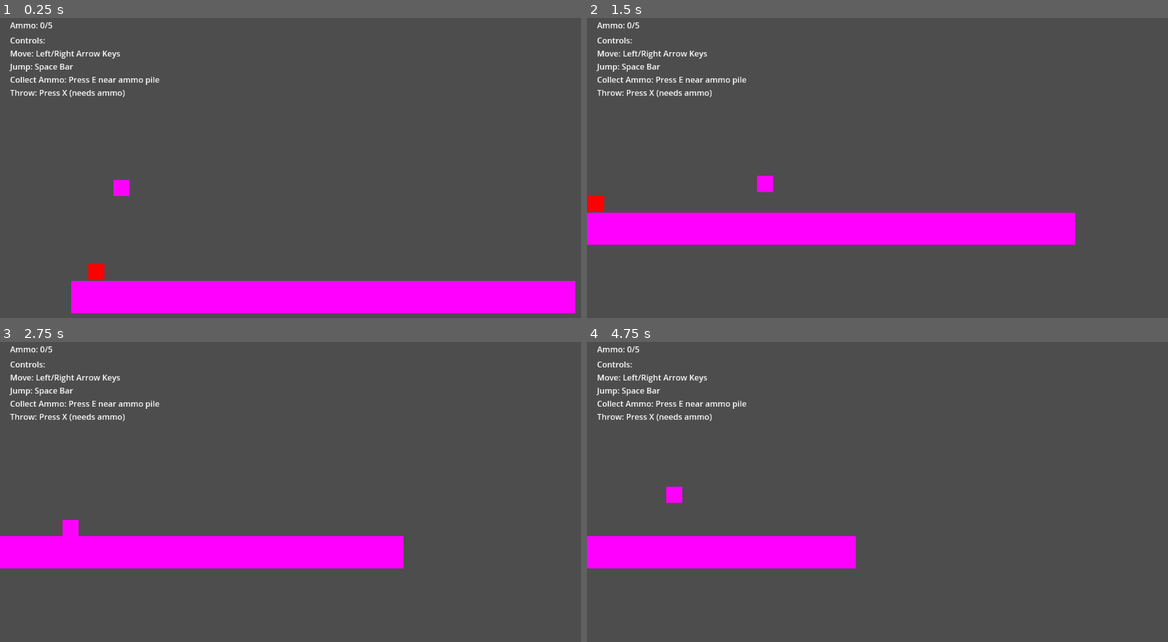
Above: before the commit, frames 1-4 (two rows, left to right).
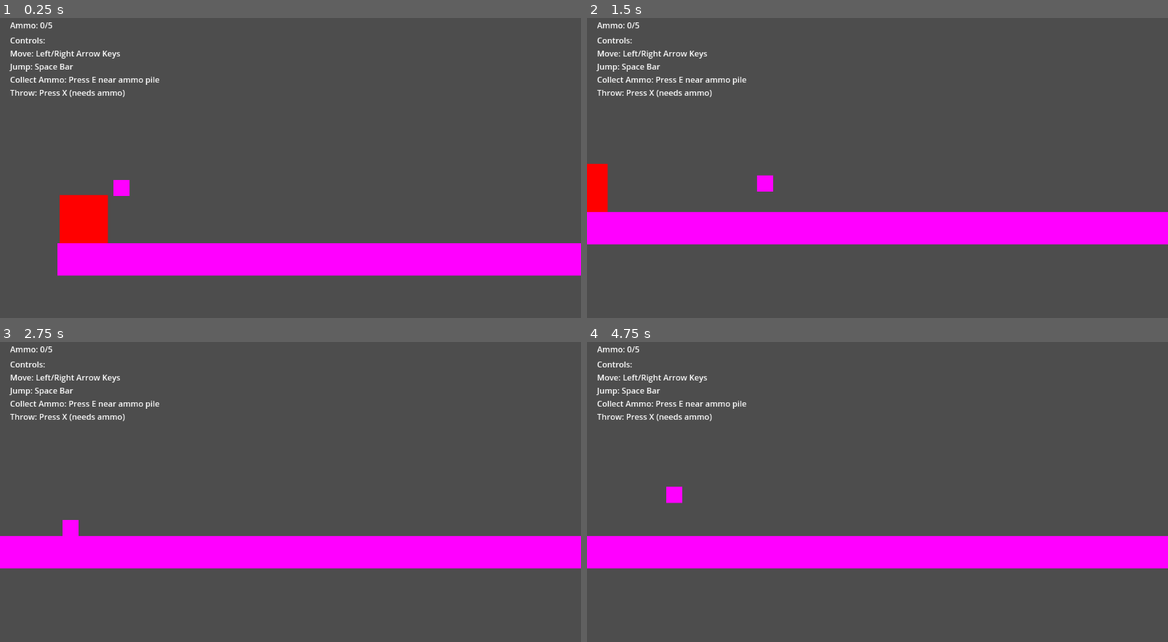
Above: after the commit, the same moments.

Repository: peroman86/BastaWars
Game: Godot game, scene res://scenes/world.tscn
The game is run twice, just before and just after one commit, with the same random seed, the same clock (stepped at 60 frames per second) and the same inputs.
Inputs:
- Up to frame 1 (0.25 s): no input
- Up to frame 2 (1.5 s): tap E (collect) at 0.5, 0.6, 1.25 s; hold Right (right) from 0.53 s (still down); tap Space (jump) at 0.77 s; tap F (fire) at 1.35 s
- Up to frame 3 (2.75 s): tap Space (jump) at 1.52 s; tap E (collect) at 2, 2.1 s; release Right (right) at 2.03 s; hold Left (left) from 2.03 s (still down)
- Up to frame 4 (4.75 s): tap E (collect) at 2.75, 3.5, 3.6, 4.25 s; release Left (left) at 2.78 s; hold Right (right) 2.78-4.28 s; tap F (fire) at 2.85, 4.35 s; tap Space (jump) at 3.02, 3.77, 4.52 s; hold Left (left) from 4.28 s (still down)

The runs differ from the first frame. In frame 1, 21% of the frame differs, in the area x 9-100%, y 58-99%; in frame 2, 2.8%; in frame 3, 3.3%; in frame 4, 5.9%.

Commit message:
Increase pile size

Diff:
--- a/scenes/world.tscn
+++ b/scenes/world.tscn
@@ -4,15 +4,15 @@
 [ext_resource type="PackedScene" uid="uid://cfjaoqttltih5" path="res://scenes/ammo_pile.tscn" id="2_ammo"]
 
 [sub_resource type="RectangleShape2D" id="RectangleShape2D_ground"]
-size = Vector2(1000, 64)
+size = Vector2(2000, 64)
 
 [sub_resource type="PlaceholderTexture2D" id="PlaceholderTexture2D_ground"]
-size = Vector2(1000, 64)
+size = Vector2(2000, 64)
 
 [node name="World" type="Node2D"]
 
 [node name="Player" parent="." instance=ExtResource("1_rk4n3")]
-position = Vector2(100, 300)
+position = Vector2(-373, 375)
 
 [node name="Camera2D" type="Camera2D" parent="Player"]
 position = Vector2(335, 2)
@@ -33,4 +33,5 @@
 texture = SubResource("PlaceholderTexture2D_ground")
 
 [node name="AmmoPile" parent="." instance=ExtResource("2_ammo")]
-position = Vector2(50, 500)
+position = Vector2(-448, 470)
+scale = Vector2(3, 3)
